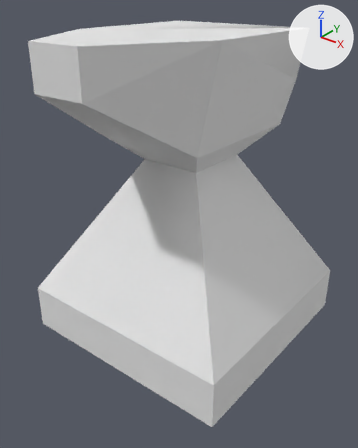
The OBJ model assets/meshes/anvilx-.obj: old version first, new version second.
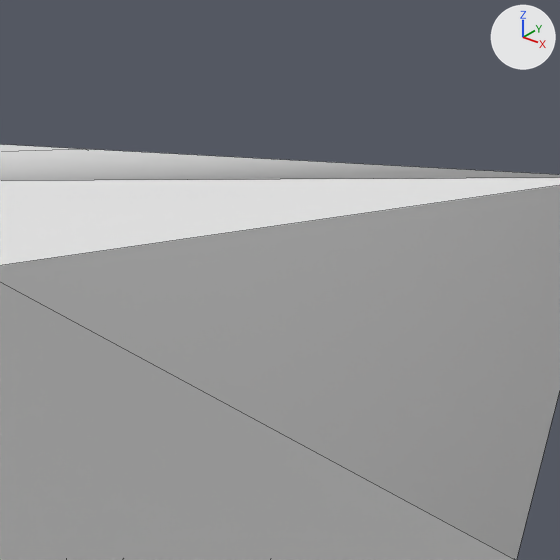
There are two pictures of each version: one whole from a 50 mm camera at (0.934, -1.221, 0.62) aimed at (0.004, -0.059, -0.1), one close up on the part from 63% to 84% of the width and 1% to 18% of the height. Every picture has the same lights, and +X, +Y and +Z are marked at upper right. The close-ups show mesh edges as thin lines. Where no turn or scale is listed for an object, it has been applied to the vertices.

Script lines for the objects in view, before the commit:
```python
me_anvilx = bpy.data.meshes.new('anvilx+')
me_anvilx.from_pydata(...)  # 41 vertices, 65 faces; spans x -0.378..0.378, y -0.499..0.498, z -0.5..0.501
me_anvilx.materials.append(mat_none)  # white #e7e7e7
ob_anvilx = bpy.data.objects.new('anvilx+', me_anvilx)
ob_anvilx.location = (0.0, 0.0, 0.0)
```
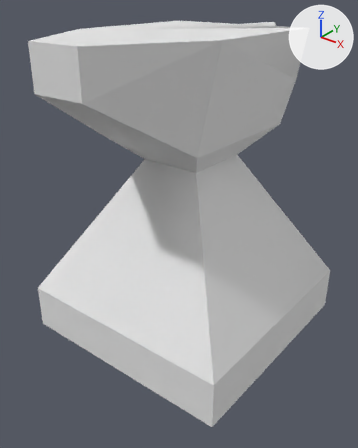
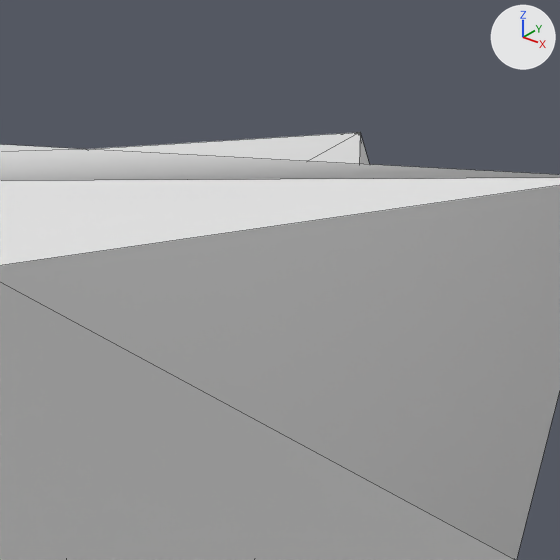
Changed parts and their boxes [x1, y1, x2, y2] in the close-ups (560 x 560 px; the box of a moved part takes in the faces that stretch with it):
```json
{"object": "anvilx+", "change": "reshaped", "before": [0, 144, 560, 560], "after": [0, 132, 560, 560]}
{"part": 1, "of": "me_anvilx", "change": "moved or reshaped", "after": [93, 132, 369, 164], "on screen": "not visible before"}
```

Edits to the scene script, one JSON object a line:
```json
{"block": "me_anvilx", "where": "me_anvilx.from_pydata(...)  # 41 vertices, 65 faces; spans x -0.378..0.378, y -0.499..0.498, z -0.5..0.501"}
{"block": "me_anvilx", "where": "# used by ob_anvilx; location = (0.0, 0.0, 0.0)"}
{"block": "me_anvilx", "change": "me_anvilx part 1"}
{"op": "set", "path": "me_anvilx.vertices[28].co", "old": "(0.0, 0.498, 0.411)", "new": "(0.0, 0.498, 0.496)", "note": "not seen -> pixel (360, 132)"}
```
